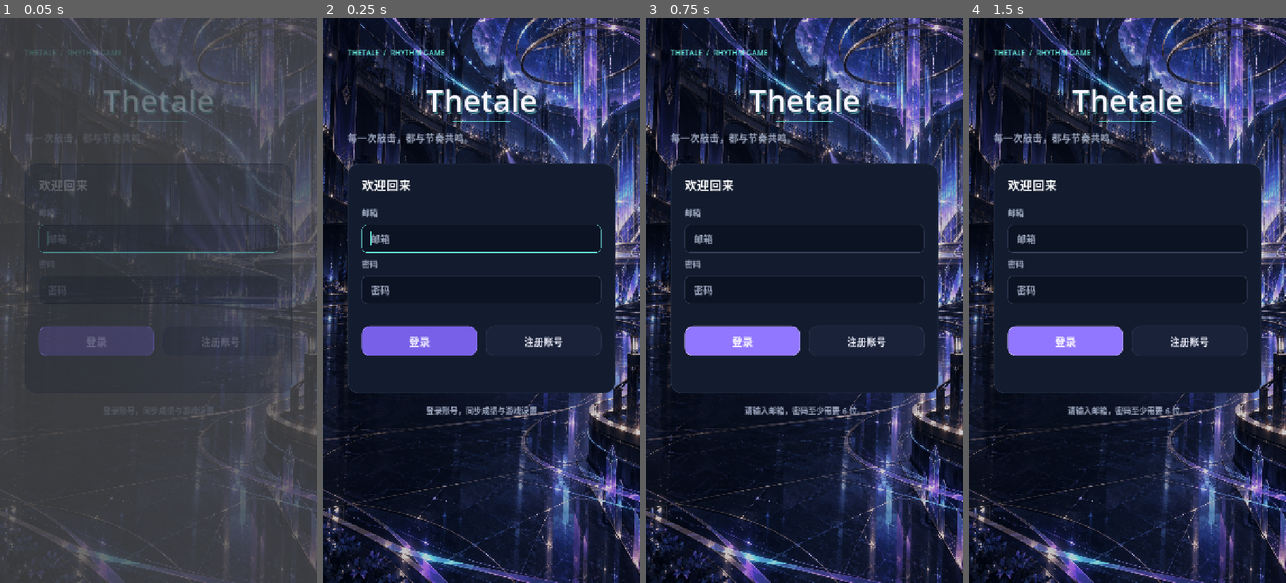
Above: before the commit, frames 1-4 (left to right).
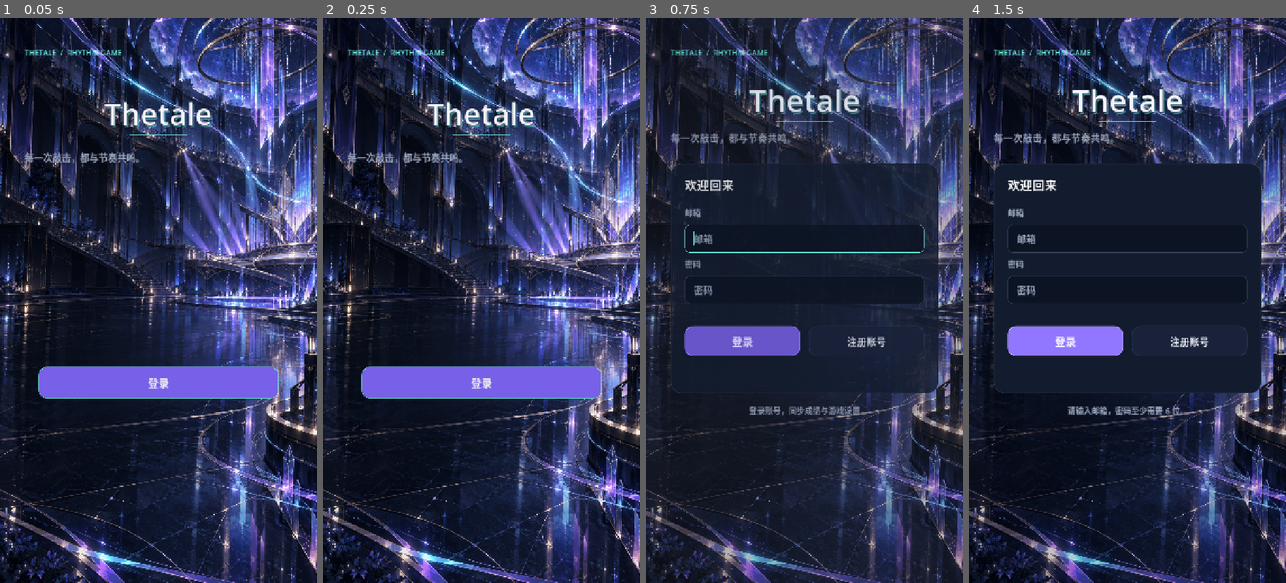
Above: after the commit, the same moments.

Repository: yznhyyg/1
Game: Godot game, scene res://entry.tscn
Same seed, same stepped clock (60 frames per second), same inputs: the game is played once before the commit and once after it. Before the commit the project starts from res://login.tscn.
Inputs:
- Up to frame 1 (0.05 s): no input
- Up to frame 2 (0.25 s): no input
- Up to frame 3 (0.75 s): click "登录" at 0.5 s
- Up to frame 4 (1.5 s): click "登录" at 1.25 s

The runs differ from the first frame. In frame 1, 90% of the frame differs, in the area x 0-100%, y 0-100%; in frame 2, 33%; in frame 3, 3.3%; in frame 4, nothing differs.

Commit message:
Restore Thetale entry screen

Diff:
--- /dev/null
+++ b/entry.gd
@@ -0,0 +1,65 @@
+extends Control
+
+const UI = preload("res://ui/rhythm_ui.gd")
+const Brand = preload("res://ui/brand.gd")
+const SESSION_FILE := "user://supabase_session.json"
+
+var login_button: Button
+var status_label: Label
+
+func _ready() -> void:
+	set_anchors_and_offsets_preset(Control.PRESET_FULL_RECT)
+	UI.setup(self, true)
+
+	var default_background := get_child(0)
+	if default_background is Control:
+		default_background.hide()
+
+	var background := TextureRect.new()
+	background.texture = preload("res://assets/backgrounds/entry_atrium.png")
+	background.set_anchors_and_offsets_preset(Control.PRESET_FULL_RECT)
+	background.expand_mode = TextureRect.EXPAND_IGNORE_SIZE
+	background.stretch_mode = TextureRect.STRETCH_KEEP_ASPECT_COVERED
+	background.texture_filter = CanvasItem.TEXTURE_FILTER_LINEAR_WITH_MIPMAPS
+	background.mouse_filter = Control.MOUSE_FILTER_IGNORE
+	background.z_index = -10
+	add_child(background)
+	move_child(background, 0)
+
+	UI.label(self, "THETALE  /  RHYTHM GAME", Rect2(56, 66, 608, 40), 17, UI.CYAN)
+	Brand.title(self, "Thetale", Rect2(56, 170, 608, 90), 68)
+	Brand.accent_line(self, Rect2(294, 264, 132, 3))
+	UI.label(self, "每一次敲击，都与节奏共鸣。", Rect2(56, 300, 608, 40), 21, UI.MUTED)
+
+	login_button = Button.new()
+	login_button.text = "登录"
+	login_button.position = Vector2(88, 790)
+	login_button.size = Vector2(544, 72)
+	login_button.z_index = 10
+	login_button.add_theme_font_size_override("font_size", 24)
+	UI.primary(login_button)
+	login_button.pressed.connect(_open_login)
+	add_child(login_button)
+	login_button.grab_focus()
+
+	status_label = Label.new()
+	status_label.position = Vector2(88, 885)
+	status_label.size = Vector2(544, 48)
+	status_label.horizontal_alignment = HORIZONTAL_ALIGNMENT_CENTER
+	status_label.add_theme_color_override("font_color", UI.MUTED)
+	status_label.add_theme_font_size_override("font_size", 17)
+	add_child(status_label)
+
+func _open_login() -> void:
+	login_button.disabled = true
+	if not FileAccess.file_exists(SESSION_FILE):
+		status_label.text = "正在打开登录界面……"
+		get_tree().set_meta("silent_restore_login", false)
+		get_tree().change_scene_to_file("res://login.tscn")
+		return
+
+	status_label.text = "正在恢复登录……"
+	get_tree().set_meta("silent_restore_login", true)
+	var login_scene := preload("res://login.tscn").instantiate()
+	add_child(login_scene)
+	login_scene.visible = false
--- /dev/null
+++ b/entry.tscn
@@ -0,0 +1,12 @@
+[gd_scene format=3]
+
+[ext_resource type="Script" path="res://entry.gd" id="1_entry"]
+
+[node name="Entry" type="Control"]
+layout_mode = 3
+anchors_preset = 15
+anchor_right = 1.0
+anchor_bottom = 1.0
+grow_horizontal = 2
+grow_vertical = 2
+script = ExtResource("1_entry")
--- a/project.godot
+++ b/project.godot
@@ -11,7 +11,7 @@
 [application]
 
 config/name="Thetale"
-run/main_scene="res://login.tscn"
+run/main_scene="res://entry.tscn"
 config/features=PackedStringArray("4.7", "GL Compatibility")
 run/max_fps=120
 config/icon="res://icon.svg"
Not shown, added: entry.gd.uid
